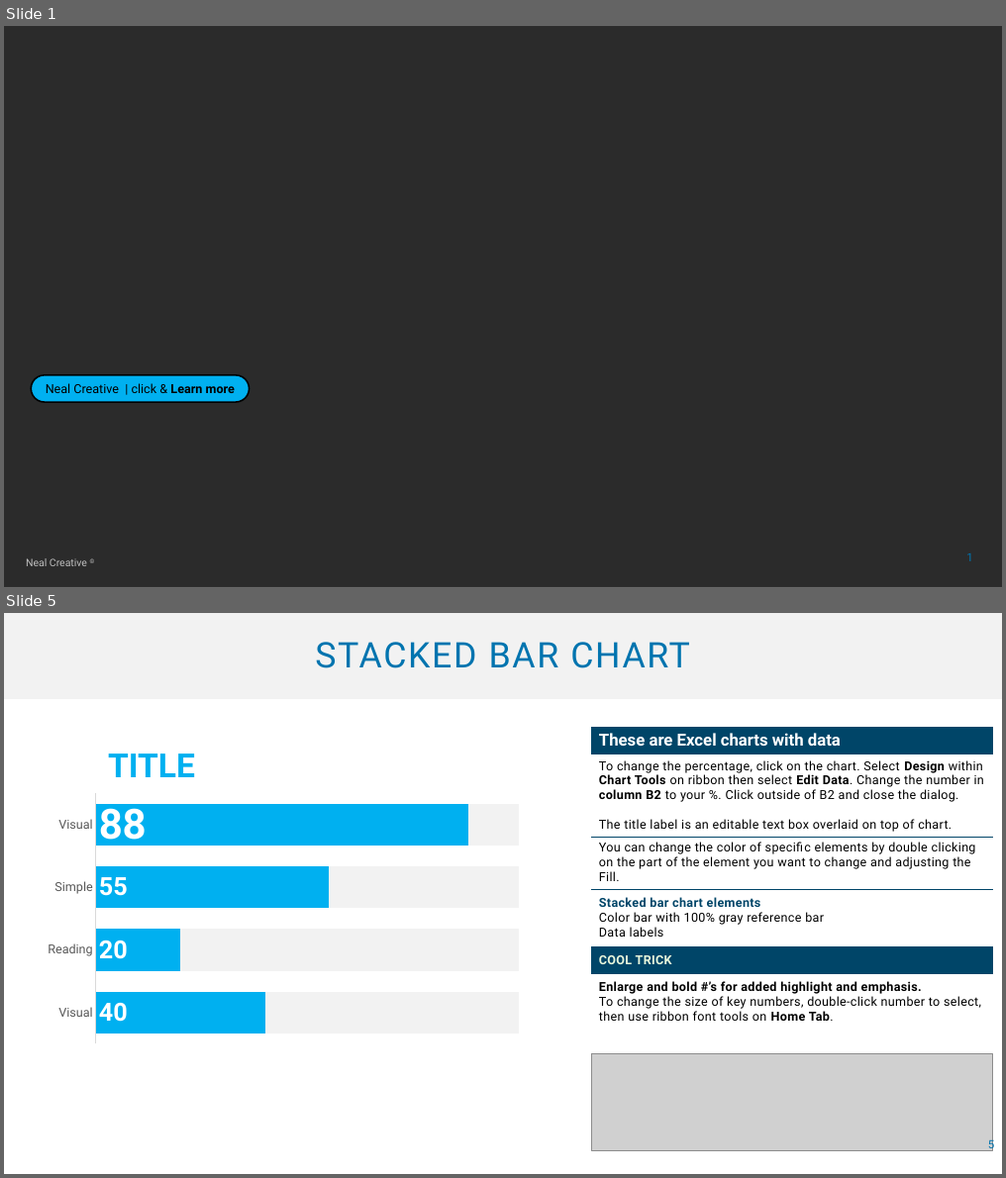
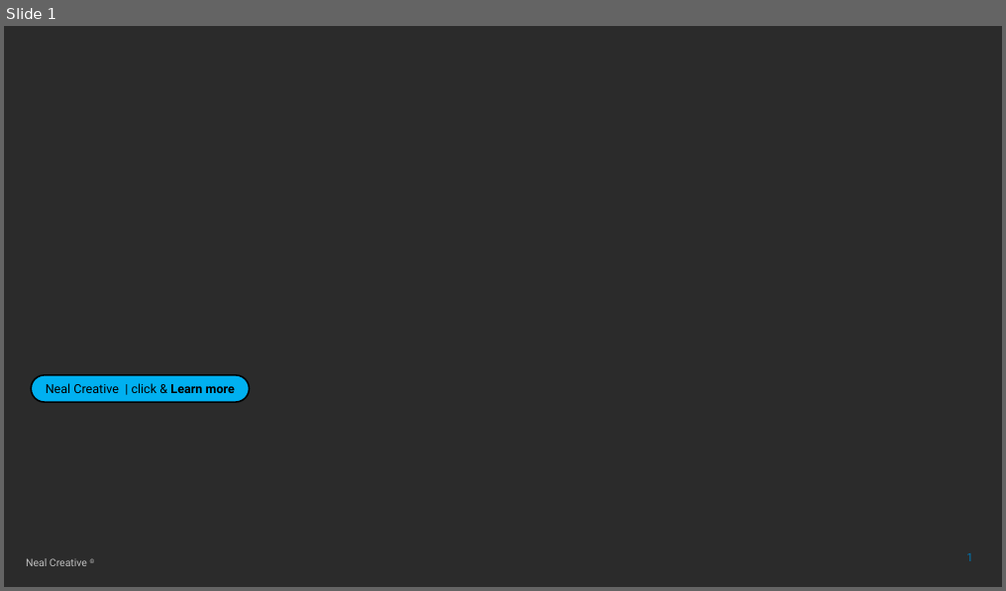
Before and after one commit to manavramesar/social-media-behaviour, a slide deck: Social Media Analysis Presentation.pptx. Shown one above the other, each under a label of ours: slides 1 and 5 before the commit, slide 1 after it; the slides between them are not shown. The pictures are 1006x1178 and 1006x591 pixels, drawn with LibreOffice and Linux fonts; fonts in the diff are those of the drawing; grey boxes stand for pictures; background and template pictures are left out; a plain dark background stands for a picture behind light text. Boxes give left, top, right and bottom in pixels: in the first picture for what was removed or moved away, otherwise in the second. Text is boxed around its words. In the diff, an @@ line names an element or a change of style, - is before the commit and + after.

```diff
--- a/Social Media Analysis Presentation.pptx
+++ b/Social Media Analysis Presentation.pptx
@@ slide 5 removed at bbox=[4, 613, 1002, 1174], background #FFFFFF @@
@@ title removed at bbox=[4, 613, 1002, 699] @@
-STACKED BAR CHART
@@ table removed at bbox=[592, 727, 993, 1032], 6 rows, 1 columns @@
-These are Excel charts with data
-To change the percentage, click on the chart. Select Design within Chart Tools on ribbon then select Edit Data. Change the number in column B2 to your %. Click outside of B2 and close the dialog. / The title label is an editable text box overlaid on top of chart.
-You can change the color of specific elements by double clicking on the part of the element you want to change and adjusting the Fill.
-Stacked bar chart elements / Color bar with 100% gray reference bar / Data labels
-COOL TRICK
-Enlarge and bold #’s for added highlight and emphasis. To change the size of key numbers, double-click number to select, then use ribbon font tools on Home Tab.
@@ text removed at bbox=[108, 754, 195, 777] @@
-TITLE
@@ bar stacked 100% chart removed at bbox=[39, 788, 530, 1050] @@
-categories: Visual, Reading, Simple, Visual
-Series 1: 40, 20, 55, 88
-Series 2: 60, 80, 45, 12
@@ picture removed at bbox=[592, 1054, 993, 1152] @@
@@ page number removed at bbox=[988, 1139, 994, 1153] @@
-5
```
Also in this commit, not shown: 3 slides added, 7 other slides removed.
